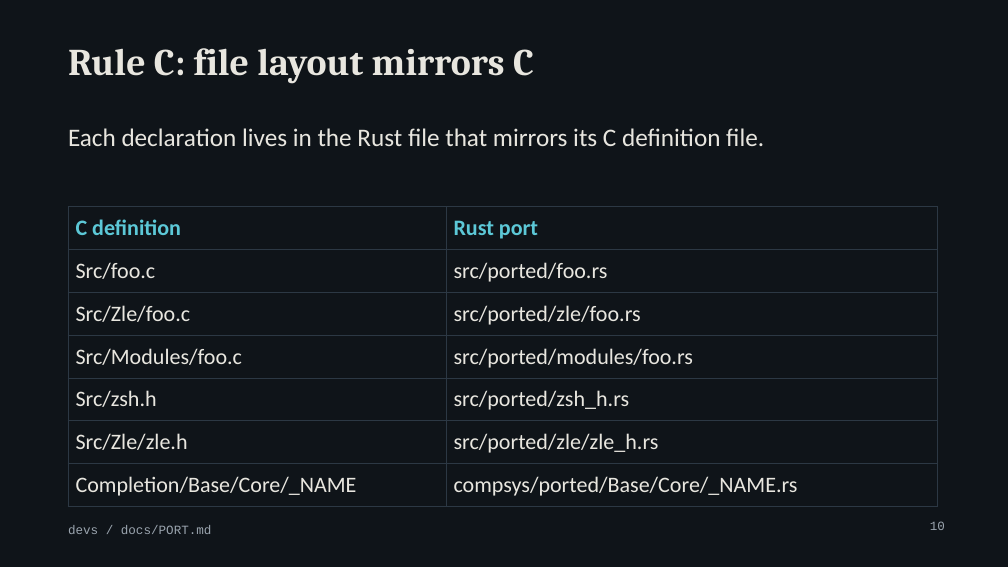
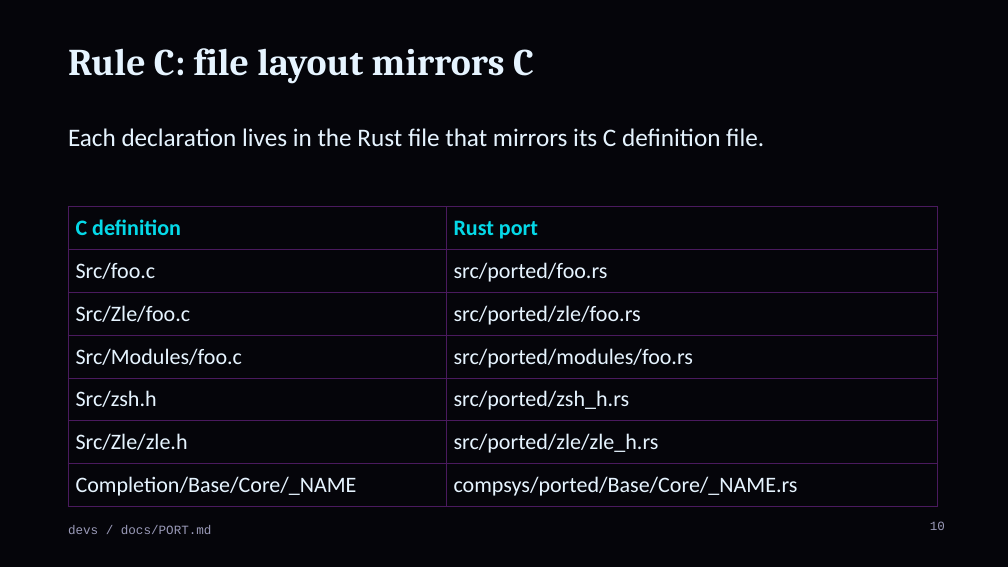
Before and after one commit to MenkeTechnologies/zshrs, a slide deck: slide 10 of docs/talk-devs.pptx. Drawn at 1008x567 pixels with LibreOffice and Linux fonts; fonts in the diff are those of the drawing; background and template pictures are left out. Boxes give left, top, right and bottom in pixels: in the first picture for what was removed or moved away, otherwise in the second. Text is boxed around its words. In the diff, an @@ line names an element or a change of style, - is before the commit and + after.

Commit message:
docs: talk decks use the logo's cyberpunk palette

```diff
--- a/docs/talk-devs.pptx
+++ b/docs/talk-devs.pptx
@@ background #0F1419 to #05050A @@
@@ title "Rule C: file layout mirrors ..." at box(68, 48, 534, 84): text colour #E8E6DF to #E6F4FF @@
@@ text "Each declaration lives in the ..." at box(68, 128, 764, 146): text colour #E8E6DF to #E6F4FF @@
@@ table at box(68, 206, 938, 500) @@
@@ text colour #5CC8D7 to #05D9E8 in "C definition", "Rust port" @@
@@ text colour #E8E6DF to #E6F4FF @@
@@ borders changed @@
@@ text "devs / docs/PORT.md" at box(68, 525, 212, 534): text colour #9AA4AE to #9A9AB8 @@
@@ page number at box(930, 521, 945, 530): text colour #9AA4AE to #9A9AB8 @@
```
Also in this commit, not shown: 54 other slides changed, 2 other files.
